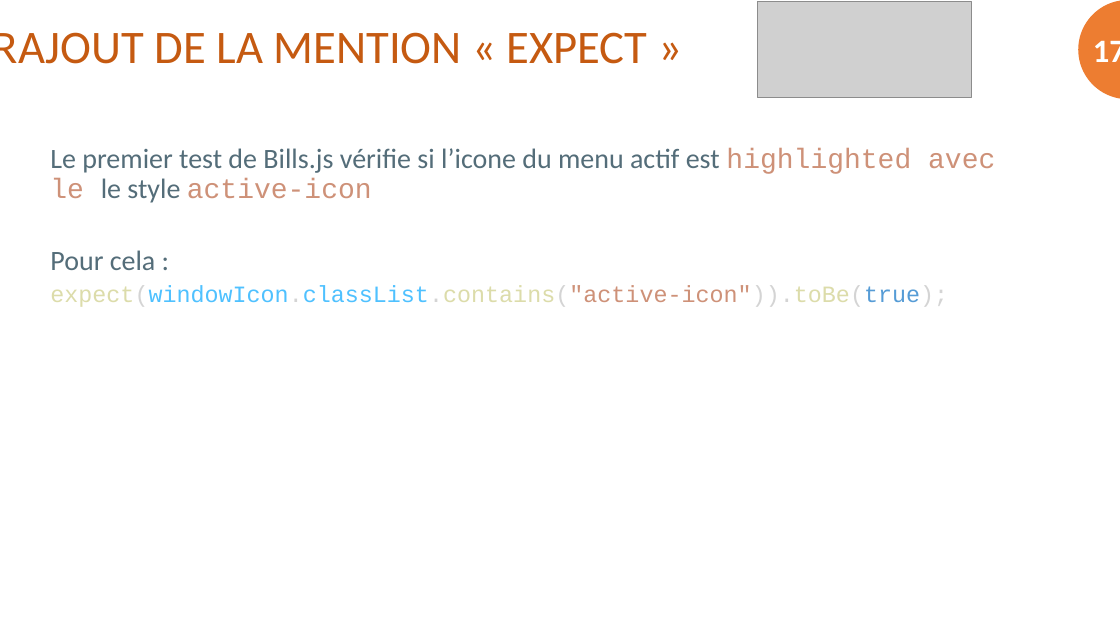
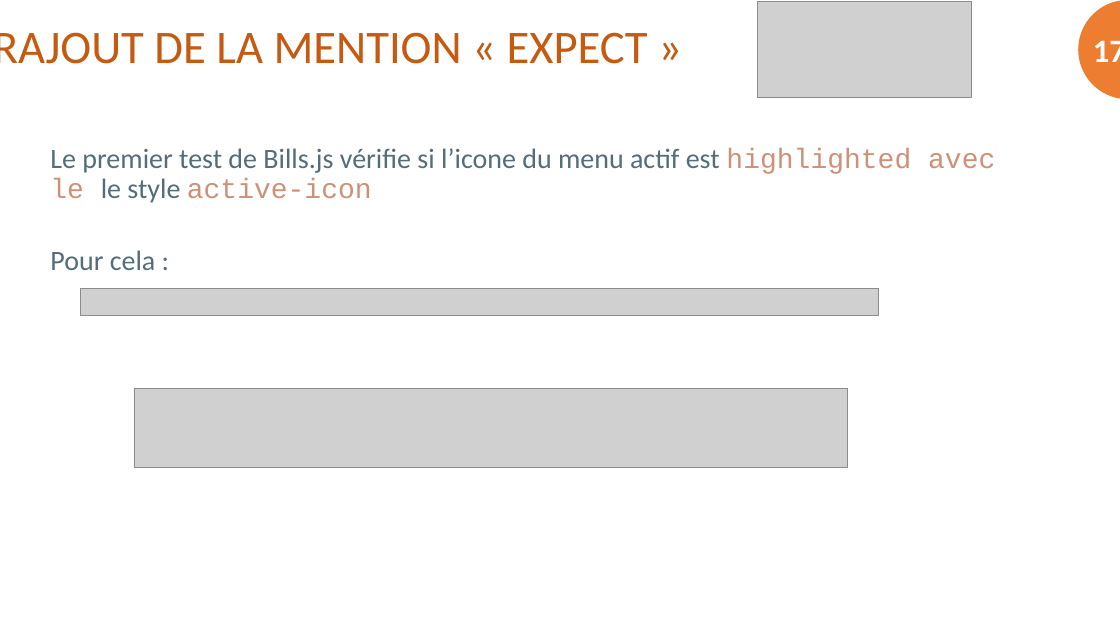
Before and after one commit to Kilian06/OPC-Projet-9, a slide deck: slide 17 of Rendu/Support Prez OPC 9.pptx. Drawn at 1120x630 pixels with LibreOffice and Linux fonts; fonts in the diff are those of the drawing; grey boxes stand for pictures; background and template pictures are left out. Boxes give left, top, right and bottom in pixels: in the first picture for what was removed or moved away, otherwise in the second. Text is boxed around its words. In the diff, an @@ line names an element or a change of style, - is before the commit and + after.

```diff
--- a/Rendu/Support Prez OPC 9.pptx
+++ b/Rendu/Support Prez OPC 9.pptx
@@ text at [50, 285, 948, 307]: paragraph removed @@
-    expect(windowIcon.classList.contains("active-icon")).toBe(true);
@@ picture added at [81, 289, 879, 315] @@
@@ picture added at [134, 388, 849, 467] @@
```
Also in this commit, not shown: 5 other slides changed, 8 other files.
